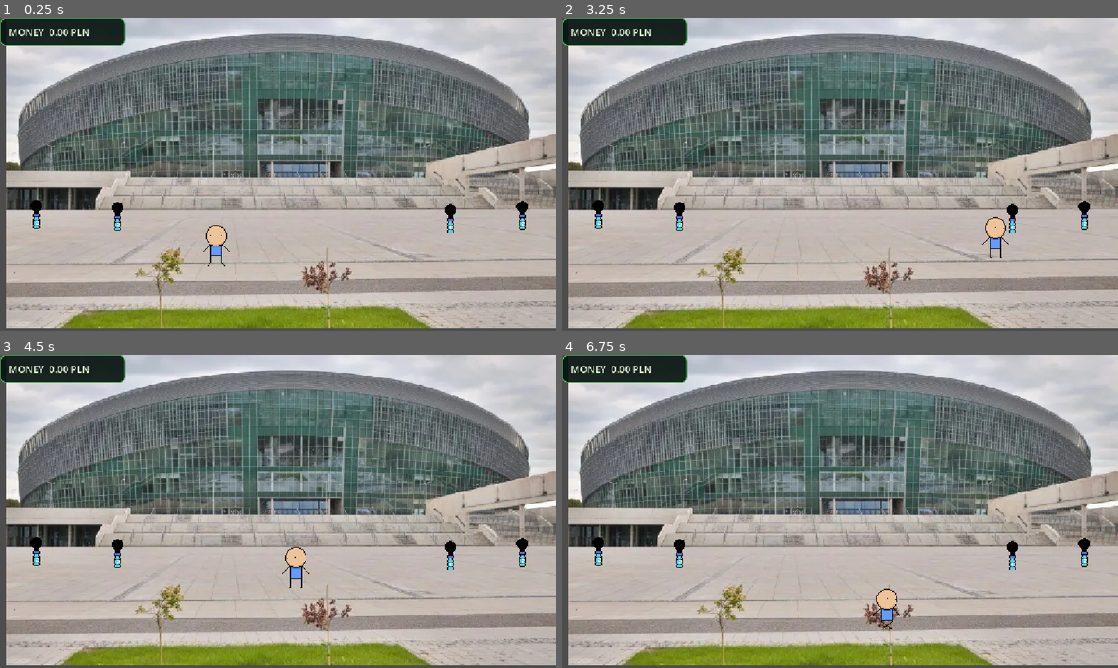
Above: before the commit, frames 1-4 (two rows, left to right).
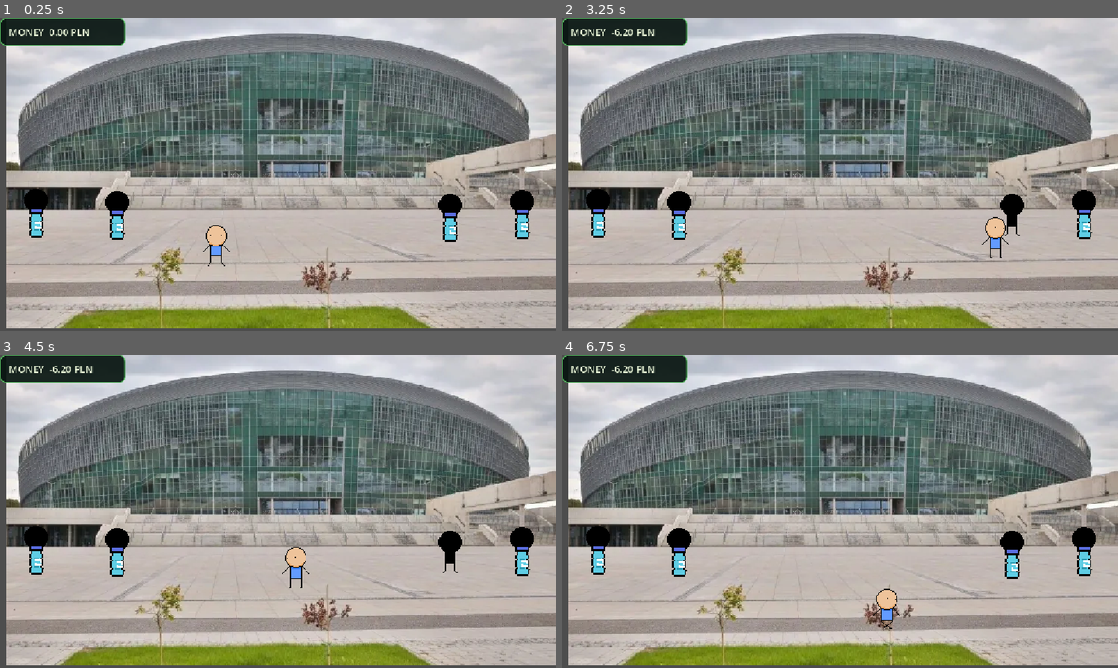
Above: after the commit, the same moments.

Repository: UBGC/quest_for_kaucja
Game: Godot game, scene res://level_2.tscn
Two runs of this game, one before a commit and one after it. Both use one fixed random seed, a clock stepped at 60 frames per second and the inputs below. This scene is started directly instead of the project's main scene.
Inputs (mouse positions are in pixels of both pictures, inside the frame that each line leads up to):
- Up to frame 1 (0.25 s): no input
- Up to frame 2 (3.25 s): tap Enter at 0.5, 2.85 s; move the mouse to (962, 158) at 0.52 s; hold D (Right) 0.53-1.28 s; hold Enter 0.53-1.28 s; move the mouse to (728, 190) at 1.27 s; hold S (Down) 1.28-2.03 s; tap Ctrl at 1.35 s; tap Space at 2 s; move the mouse to (895, 105) at 2.02 s; hold D (Right) 2.03-2.78 s; hold Shift 2.03-2.78 s; move the mouse to (812, 237) at 2.77 s; hold W (Up) from 2.78 s (still down)
- Up to frame 3 (4.5 s): move the mouse to (444, 558) at 3.52 s; release W (Up) at 3.53 s; hold Ctrl 3.53-4.28 s; hold A (Left) from 3.53 s (still down); move the mouse to (111, 464) at 4.27 s; tap Shift at 4.35 s
- Up to frame 4 (6.75 s): move the mouse to (867, 511) at 5.02 s; release A (Left) at 5.03 s; hold S (Down) 5.03-5.78 s; hold Enter 5.03-5.78 s; move the mouse to (756, 433) at 5.77 s; hold D (Right) 5.78-6.53 s; tap Ctrl at 5.85 s; move the mouse to (962, 495) at 6.52 s; hold W (Up) from 6.53 s (still down); hold Shift from 6.53 s (still down)

The runs differ from the first frame. In frame 1, 1.5% of the frame differs, in the area x 4-96%, y 54-72%; in frame 2, 1.5%; in frame 3, 1.5%; in frame 4, 1.6%, in the area x 4-96%, y 3-72%.

Commit message:
Update level_2.tscn

Diff:
--- a/level_2.tscn
+++ b/level_2.tscn
@@ -23,6 +23,7 @@
 scale = Vector2(2, 2)
 
 [node name="Sprite2D" type="Sprite2D" parent="." unique_id=328156471]
+z_index = -5
 position = Vector2(575.5, 322)
 scale = Vector2(0.19604811, 0.20252366)
 texture = ExtResource("1_jg0dc")
@@ -63,21 +64,23 @@
 collision_mask = 1
 
 [node name="spawner" parent="." unique_id=249892475 instance=ExtResource("5_0s5r2")]
+z_index = -1
 position = Vector2(68, 400)
-scale = Vector2(0.5, 0.5)
-
-[node name="spawner" parent="spawner" unique_id=36752767 instance=ExtResource("5_0s5r2")]
-position = Vector2(336, 8)
-
-[node name="spawner" parent="spawner/spawner" unique_id=1206124761 instance=ExtResource("5_0s5r2")]
-position = Vector2(1678, -4)
 
 [node name="spawner2" parent="." unique_id=1906143129 instance=ExtResource("5_0s5r2")]
+z_index = -1
 position = Vector2(926, 409)
-scale = Vector2(0.5, 0.5)
 
 [node name="MUZYKA2" type="AudioStreamPlayer2D" parent="." unique_id=343226653]
 stream = ExtResource("6_7j8ne")
 autoplay = true
 
+[node name="spawner3" parent="." unique_id=36752767 instance=ExtResource("5_0s5r2")]
+z_index = -1
+position = Vector2(236, 404)
+
+[node name="spawner4" parent="." unique_id=1206124761 instance=ExtResource("5_0s5r2")]
+z_index = -1
+position = Vector2(1075, 402)
+
 [connection signal="body_entered" from="CharacterBody2D2" to="CharacterBody2D2" method="_on_body_entered"]
